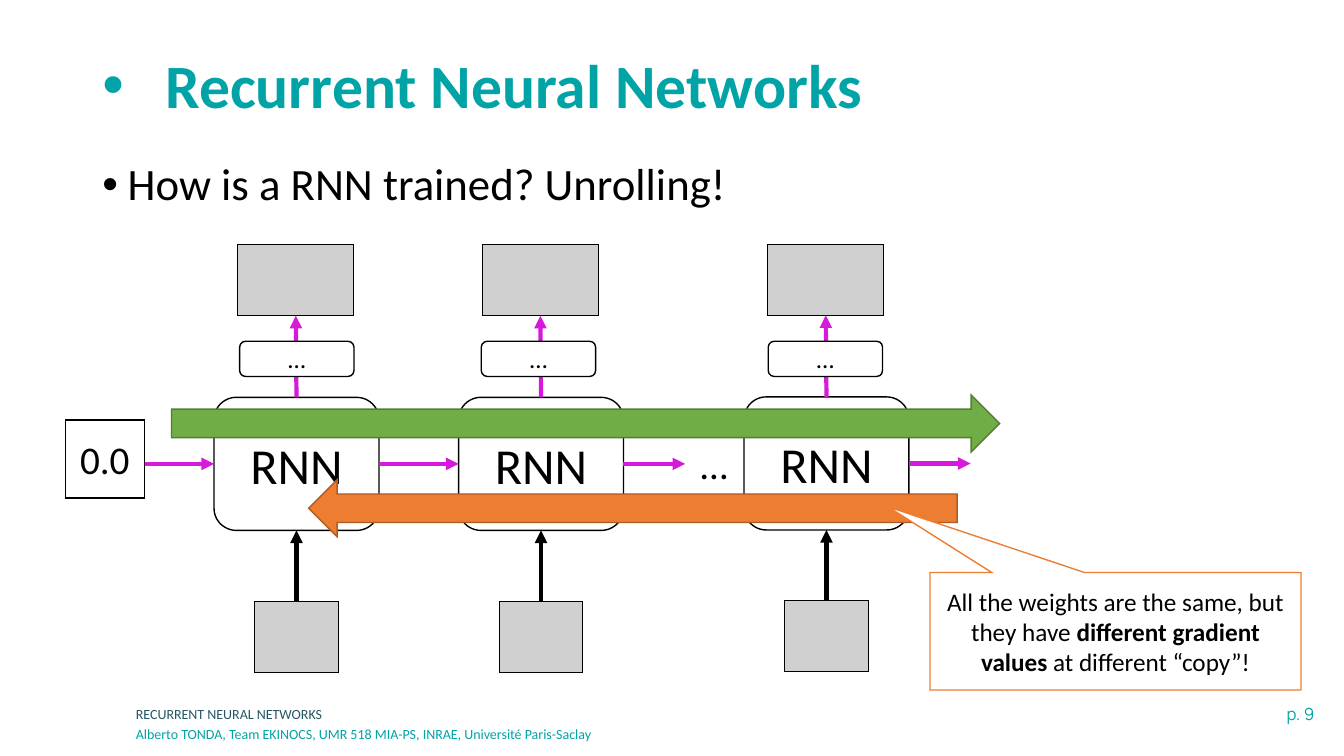
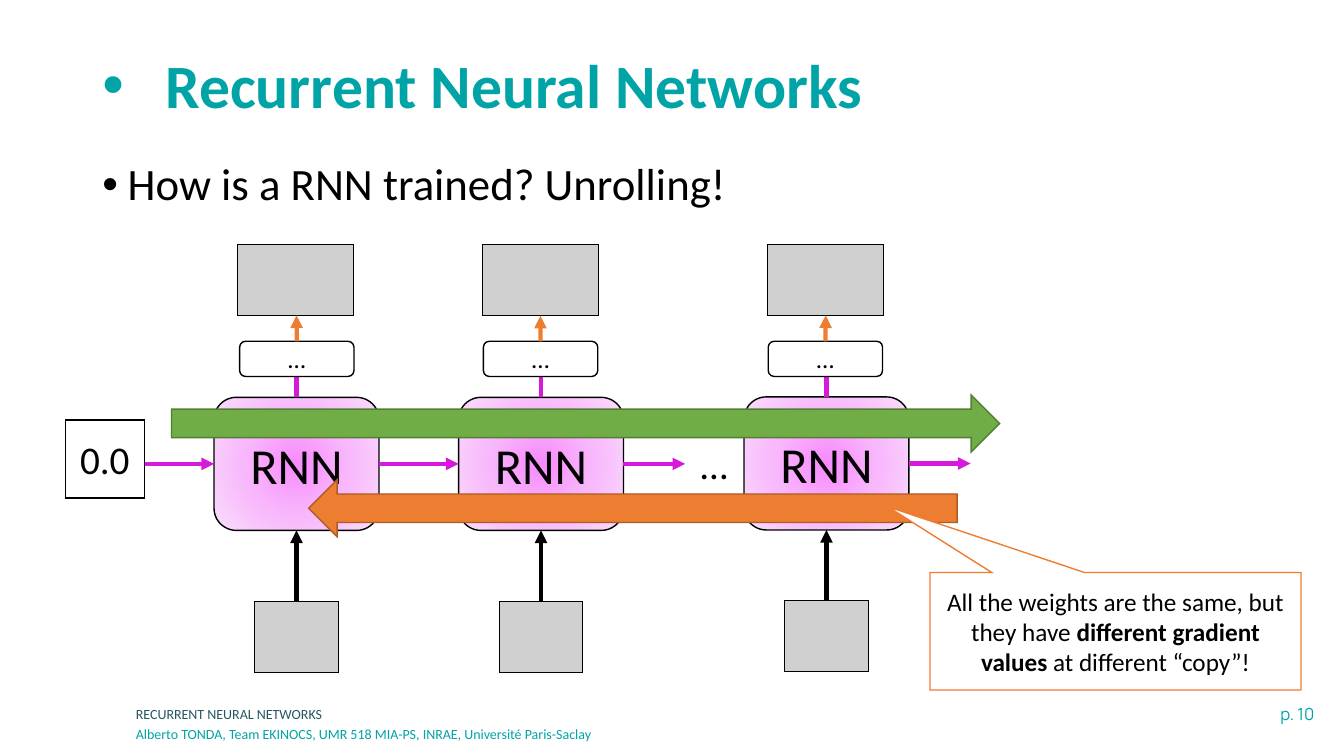
Before and after one commit to albertotonda/teaching, a slide deck: slide 10 of deep-learning-in-practice-with-pytorch/4-recurrent-neural-networks.pptx (slide 9 before the commit). Drawn at 1344x756 pixels with LibreOffice and Linux fonts; fonts in the diff are those of the drawing; grey boxes stand for pictures; background and template pictures are left out. Boxes give left, top, right and bottom in pixels: in the first picture for what was removed or moved away, otherwise in the second. Text is boxed around its words. In the diff, an @@ line names an element or a change of style, - is before the commit and + after.

```diff
--- a/deep-learning-in-practice-with-pytorch/4-recurrent-neural-networks.pptx
+++ b/deep-learning-in-practice-with-pytorch/4-recurrent-neural-networks.pptx
@@ arrow added from (297, 342) to (296, 316), #ED7D31 3 pt @@
@@ arrow added from (540, 342) to (540, 316), #ED7D31 3 pt @@
@@ arrow added from (826, 342) to (826, 316), #ED7D31 3 pt @@
@@ arrow moved from (296, 397) - (295, 316) to (296, 397) - (296, 359) @@
@@ arrow moved from (541, 397) - (540, 316) to (541, 397) - (541, 359) @@
@@ arrow moved from (827, 397) - (826, 316) to (827, 397) - (827, 359) @@
@@ fill #FFFFFF to gradient #F88BFD to #F9B9FC to #FBDDFD in 3 elements at (x1=744, y1=397, x2=909, y2=530), (x1=459, y1=397, x2=624, y2=530), (x1=214, y1=397, x2=379, y2=530) @@
@@ page number at (x1=1280, y1=707, x2=1314, y2=724): text changed @@
-p. 9
+p. 10
```
Also in this commit, not shown: 16 other slides changed, 4 slides added, 1 slide removed, 17 other files.
